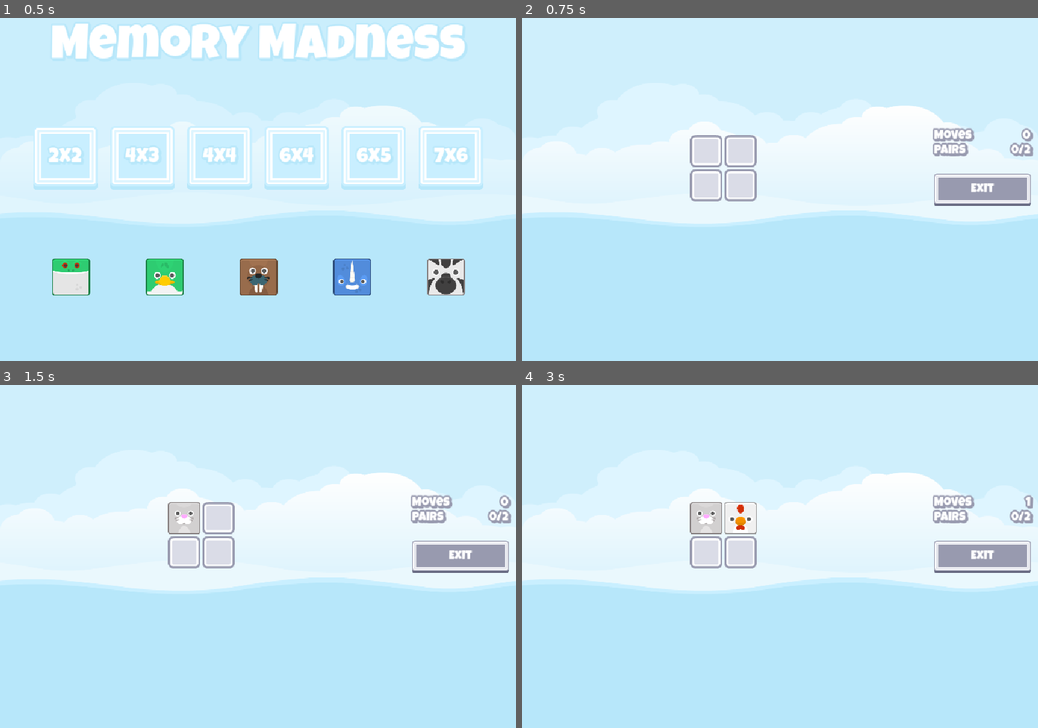
Above: before the commit, frames 1-4 (two rows, left to right).
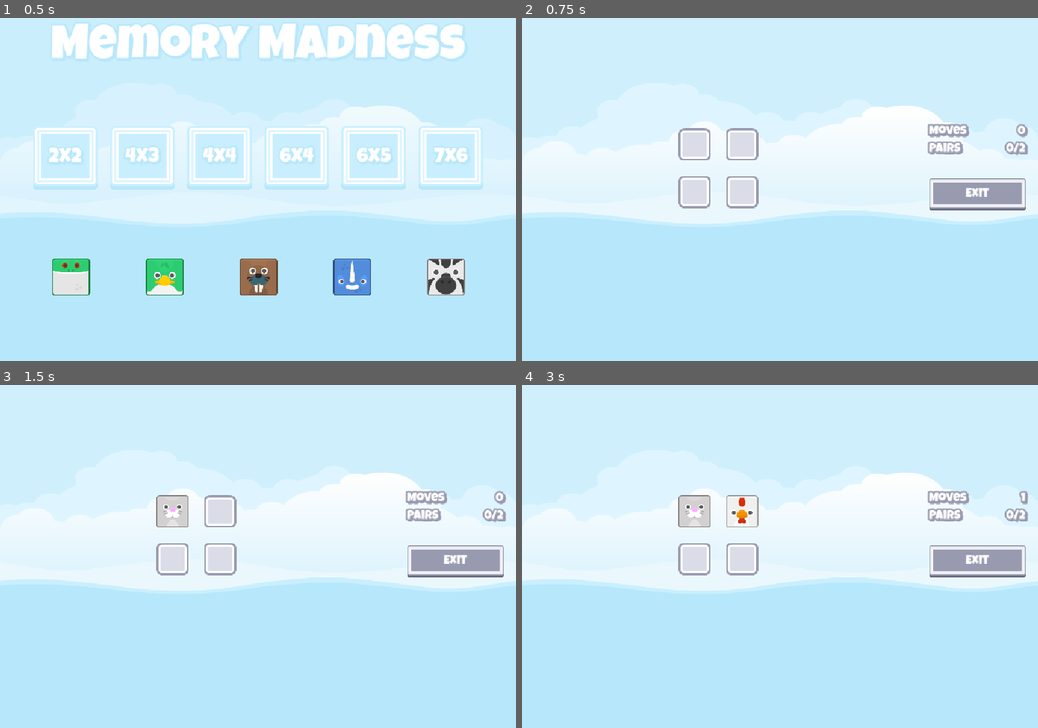
Above: after the commit, the same moments.

Repository: Edwin-Aguirre/Memory-Madness
Game: Godot game, scene res://scenes/master.tscn
Two runs of this game, one before a commit and one after it. Both use one fixed random seed, a clock stepped at 60 frames per second and the inputs below.
Inputs (mouse positions are in pixels of both pictures, inside the frame that each line leads up to):
- Up to frame 1 (0.5 s): no input
- Up to frame 2 (0.75 s): click "2x2" at 0.5 s
- Up to frame 3 (1.5 s): click (185, 518) at 1.27 s
- Up to frame 4 (3 s): click (692, 511) at 2.02 s; click (738, 518) at 2.77 s

Frame 1 is identical in both runs. In frame 2, 3.9% of the frame differs, in the area x 30-100%, y 30-57%; in frame 3, 4.0%; in frame 4, 3.9%.

Commit message:
Project Completed

Diff:
--- a/globals/image_manager.gd
+++ b/globals/image_manager.gd
@@ -1,10 +1,4 @@
 extends Node
-
-
-const FRAME_IMAGES: Array[Texture2D] = [
-	 preload("res://assets/ui/button_square_depth_line.png"),
-	 preload("res://assets/ui/button_square_depth_border.png")
-]
 
 
 var _image_list: Array[Texture2D]
@@ -21,10 +15,6 @@
 	return _image_list.pick_random()
 
 
-func get_random_frame_image() -> Texture2D:
-	return FRAME_IMAGES.pick_random()
-
-
 func get_image(index: int) -> Texture2D:
 	return _image_list[index]
 
--- a/globals/sound_manager.gd
+++ b/globals/sound_manager.gd
@@ -22,7 +22,7 @@
 func play_sound(player: AudioStreamPlayer, key: String) -> void:
 	if SOUNDS.has(key) == false:
 		return
-
+	player.volume_db = -15
 	player.stop()
 	player.stream = SOUNDS[key]
 	player.play()
--- a/scenes/game.tscn
+++ b/scenes/game.tscn
@@ -1,6 +1,7 @@
-[gd_scene load_steps=8 format=3 uid="uid://swepxc7wp434"]
+[gd_scene load_steps=9 format=3 uid="uid://swepxc7wp434"]
 
 [ext_resource type="Script" uid="uid://ccepy0cnobb4e" path="res://scripts/game.gd" id="1_p57ef"]
+[ext_resource type="PackedScene" uid="uid://biq8ek3gbqqe7" path="res://scenes/memory_tile.tscn" id="2_gee14"]
 [ext_resource type="LabelSettings" uid="uid://bmqjdjpt030nq" path="res://resources/game_ui_text.tres" id="2_lnu2h"]
 [ext_resource type="Texture2D" uid="uid://bcp37muwpoct1" path="res://assets/ui/button_rectangle_depth_border.png" id="3_iywne"]
 [ext_resource type="Texture2D" uid="uid://b6mbqywwba2nd" path="res://assets/ui/button_rectangle_flat.png" id="4_p57ef"]
@@ -29,17 +30,36 @@
 layout_mode = 2
 size_flags_horizontal = 6
 size_flags_vertical = 4
+theme_override_constants/h_separation = 30
+theme_override_constants/v_separation = 30
 columns = 6
+
+[node name="MemoryTile" parent="HB/TileGrid" instance=ExtResource("2_gee14")]
+visible = false
+layout_mode = 2
+
+[node name="MemoryTile2" parent="HB/TileGrid" instance=ExtResource("2_gee14")]
+visible = false
+layout_mode = 2
+
+[node name="MemoryTile3" parent="HB/TileGrid" instance=ExtResource("2_gee14")]
+visible = false
+layout_mode = 2
+
+[node name="MemoryTile4" parent="HB/TileGrid" instance=ExtResource("2_gee14")]
+visible = false
+layout_mode = 2
 
 [node name="MC" type="MarginContainer" parent="HB"]
 custom_minimum_size = Vector2(200, 0)
 layout_mode = 2
-theme_override_constants/margin_left = 15
-theme_override_constants/margin_right = 15
+theme_override_constants/margin_left = 25
+theme_override_constants/margin_right = 25
 
 [node name="VB" type="VBoxContainer" parent="HB/MC"]
 layout_mode = 2
 size_flags_vertical = 4
+theme_override_constants/separation = 10
 
 [node name="HB" type="HBoxContainer" parent="HB/MC/VB"]
 layout_mode = 2
Binary file removed: assets/ui/arrow_basic_e.png
Not shown, removed: assets/ui/arrow_basic_e.png.import
Binary file removed: assets/ui/arrow_basic_e_small.png
Not shown, removed: assets/ui/arrow_basic_e_small.png.import
Binary file removed: assets/ui/arrow_basic_n.png
Not shown, removed: assets/ui/arrow_basic_n.png.import
Binary file removed: assets/ui/arrow_basic_n_small.png
Not shown, removed: assets/ui/arrow_basic_n_small.png.import
Binary file removed: assets/ui/arrow_basic_s.png
Not shown, removed: assets/ui/arrow_basic_s.png.import
Binary file removed: assets/ui/arrow_basic_s_small.png
Not shown, removed: assets/ui/arrow_basic_s_small.png.import
(and 138 more such lines)
